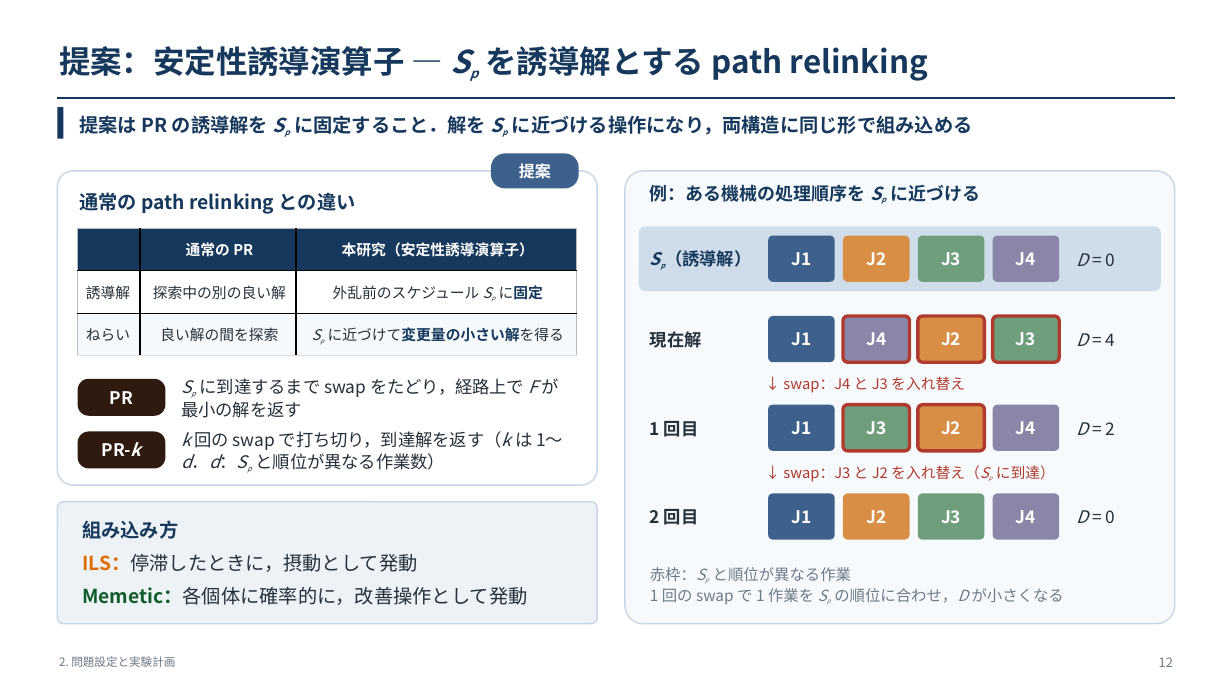
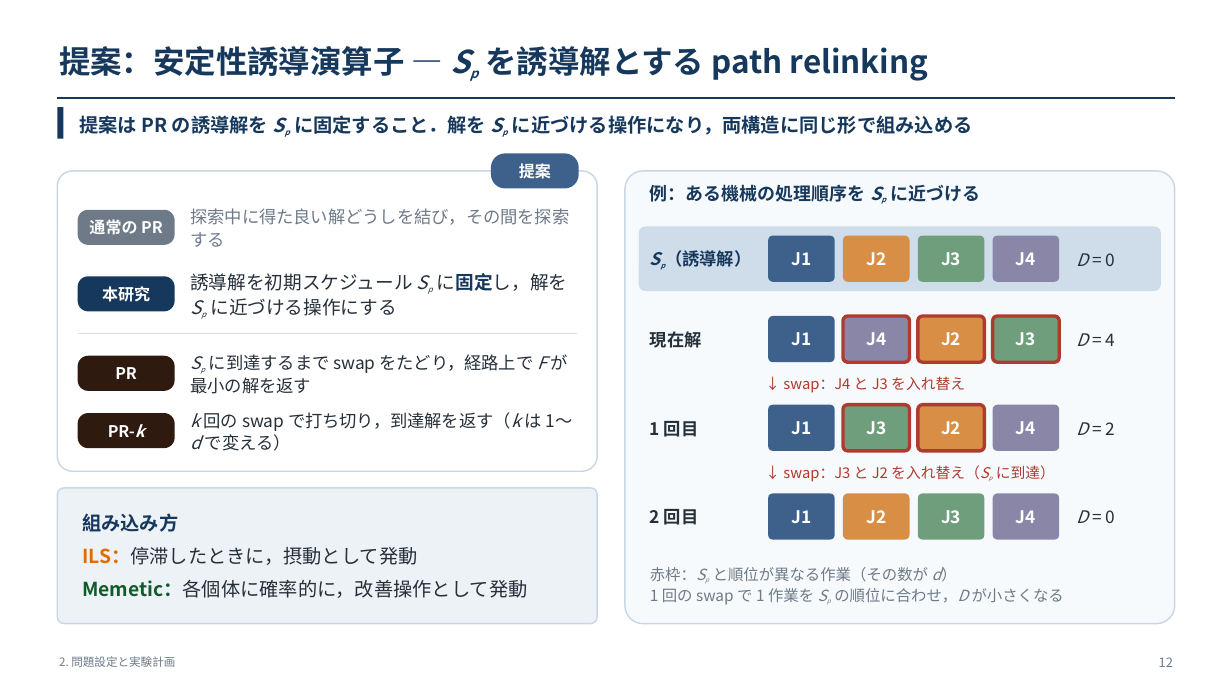
Before and after one commit to kitotakumi/stability_scheduling, a slide deck: slide 12 of doc/presentation_materials/JIMA2026fall_発表.pptx. Drawn at 1232x693 pixels with LibreOffice and Linux fonts; fonts in the diff are those of the drawing. Boxes give left, top, right and bottom in pixels: in the first picture for what was removed or moved away, otherwise in the second. Text is boxed around its words. In the diff, an @@ line names an element or a change of style, - is before the commit and + after.

```diff
--- a/doc/presentation_materials/JIMA2026fall_発表.pptx
+++ b/doc/presentation_materials/JIMA2026fall_発表.pptx
@@ rounded rectangle: place and size @@
-rounded rectangle at [57, 171, 597, 485]
+rounded rectangle at [57, 171, 597, 471]
@@ text added at [190, 208, 569, 247], 13.5 pt, text #6E7A88 @@
+探索中に得た良い解どうしを結び，その間を探索する
@@ rounded rectangle "通常の PR": place and size @@
-rounded rectangle "通常の PR" at [79, 192, 356, 214]
+rounded rectangle "通常の PR" at [78, 210, 175, 245]
@@ rounded rectangle "通常の PR" at [78, 210, 175, 245]: fill none to #6E7A88 @@
@@ table removed at [78, 228, 578, 356], 3 rows, 3 columns @@
- | 通常の PR | 本研究（安定性誘導演算子）
-誘導解 | 探索中の別の良い解 | 外乱前のスケジュール Sp に固定
-ねらい | 良い解の間を探索 | Sp に近づけて変更量の小さい解を得る
@@ text in rounded rectangle at [89, 219, 163, 235]: text changed; size 15 to 12.5 pt; text colour #16385C to #FFFFFF @@
-通常の path relinking との違い
+通常の PR
@@ rounded rectangle added at [78, 276, 175, 311], fill #16385C, 12.5 pt, text #FFFFFF, bold @@
+本研究
@@ text added at [190, 273, 567, 316], 14.5 pt, text #26303A @@
+誘導解を初期スケジュール Sp に固定し，解を Sp に近づける操作にする
@@ rounded rectangle "PR" at [78, 356, 175, 391]: size 13.5 to 12.5 pt @@
@@ rounded rectangle "PR": place and size @@
-rounded rectangle "PR" at [78, 379, 165, 416]
+rounded rectangle "PR" at [78, 356, 175, 391]
@@ elbow line added from (78, 334) to (577, 334), #D6DEE7 1 pt @@
@@ text "Sp に到達するまで swap をたどり，経路上で F ...": place and size @@
-text "Sp に到達するまで swap をたどり，経路上で F ..." at [181, 378, 559, 418]
+text "Sp に到達するまで swap をたどり，経路上で F ..." at [190, 354, 568, 394]
@@ rounded rectangle "PR-k": place and size @@
-rounded rectangle "PR-k" at [78, 432, 165, 469]
+rounded rectangle "PR-k" at [78, 413, 175, 448]
@@ rounded rectangle "PR-k" at [78, 413, 175, 448]: size 13.5 to 12.5 pt @@
@@ text at [190, 412, 573, 451]: text changed @@
-k 回の swap で打ち切り，到達解を返す（k は 1〜d．d：Sp と順位が異なる作業数）
+k 回の swap で打ち切り，到達解を返す（k は 1〜d で変える）
@@ rounded rectangle: place and size @@
-rounded rectangle at [57, 502, 597, 624]
+rounded rectangle at [57, 488, 597, 624]
@@ text "組み込み方": place and size @@
-text "組み込み方" at [82, 520, 527, 605]
+text "組み込み方" at [82, 513, 527, 598]
@@ text at [650, 567, 942, 581]: text changed @@
-赤枠：Sp と順位が異なる作業
+赤枠：Sp と順位が異なる作業（その数が d）
```
Also in this commit, not shown: 1 other slide changed, 2 other files.
